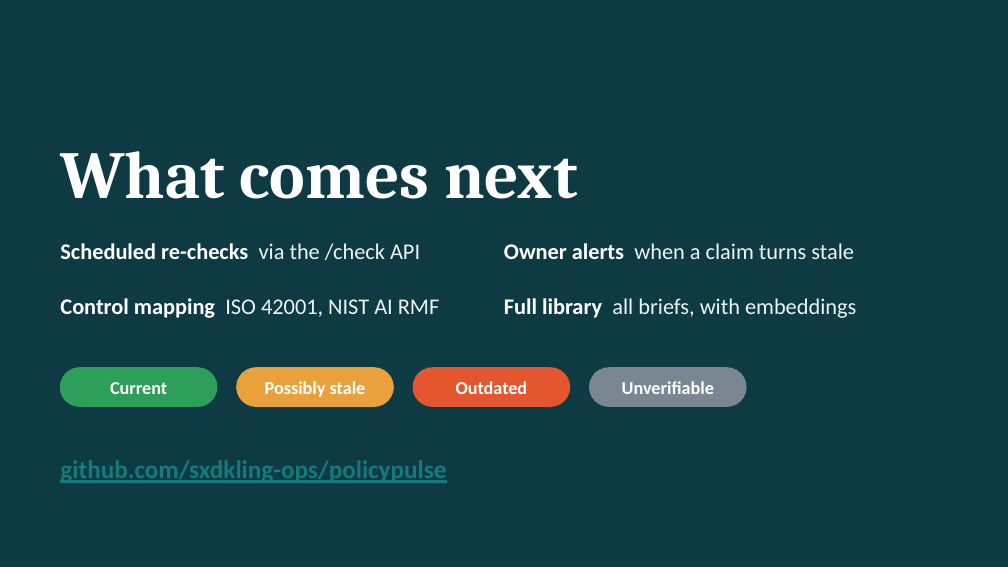
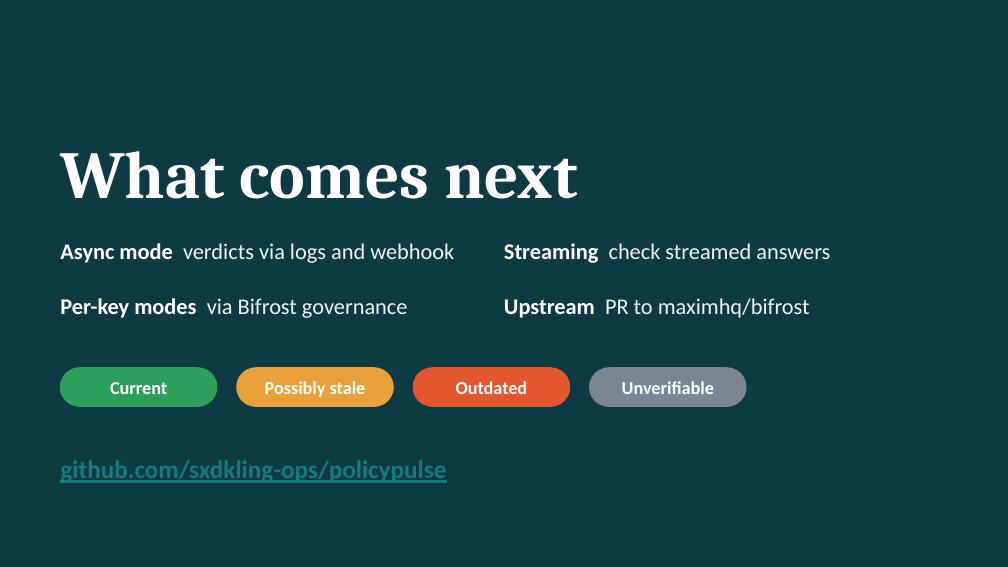
Before and after one commit to sxdkling-ops/policypulse, a slide deck: slide 13 of docs/PolicyPulse_Deck.pptx (slide 11 before the commit). Drawn at 1008x567 pixels with LibreOffice and Linux fonts; fonts in the diff are those of the drawing. Boxes give left, top, right and bottom in pixels: in the first picture for what was removed or moved away, otherwise in the second. Text is boxed around its words. In the diff, an @@ line names an element or a change of style, - is before the commit and + after.

Commit message:
Freshness Guard: a Bifrost plugin that checks answers for stale claims
- Native Go plugin (HTTPTransportPostHook) with annotate, fix, block and off
  modes, per-request x-freshness-guard header, fail-open, and 11 tests.
- Dockerfile builds Bifrost v2.5.1 dynamically and compiles the plugin inside
  Bifrost's transports module so versions always match.
- docker compose runs Bifrost + plugin, the PolicyPulse checker and the app.
- New Freshness Guard tab; the checker opts out of its own checks.
- README and deck reworked for the Bifrost track.

```diff
--- a/docs/PolicyPulse_Deck.pptx
+++ b/docs/PolicyPulse_Deck.pptx
@@ text at (x1=60, y1=243, x2=454, y2=263): text changed; text colour #FFFFFF to #EDF3F3; bold off @@
-Scheduled re-checks via the /check API
+Async mode verdicts via logs and webhook
@@ text at (x1=504, y1=243, x2=830, y2=263): text changed @@
-Owner alerts when a claim turns stale
+Streaming check streamed answers
@@ text at (x1=60, y1=298, x2=407, y2=318): text changed @@
-Control mapping ISO 42001, NIST AI RMF
+Per-key modes via Bifrost governance
@@ text at (x1=504, y1=298, x2=810, y2=318): text changed @@
-Full library all briefs, with embeddings
+Upstream PR to maximhq/bifrost
```
Also in this commit, not shown: 5 other slides changed, 3 slides added, 1 slide removed, 20 other files.
